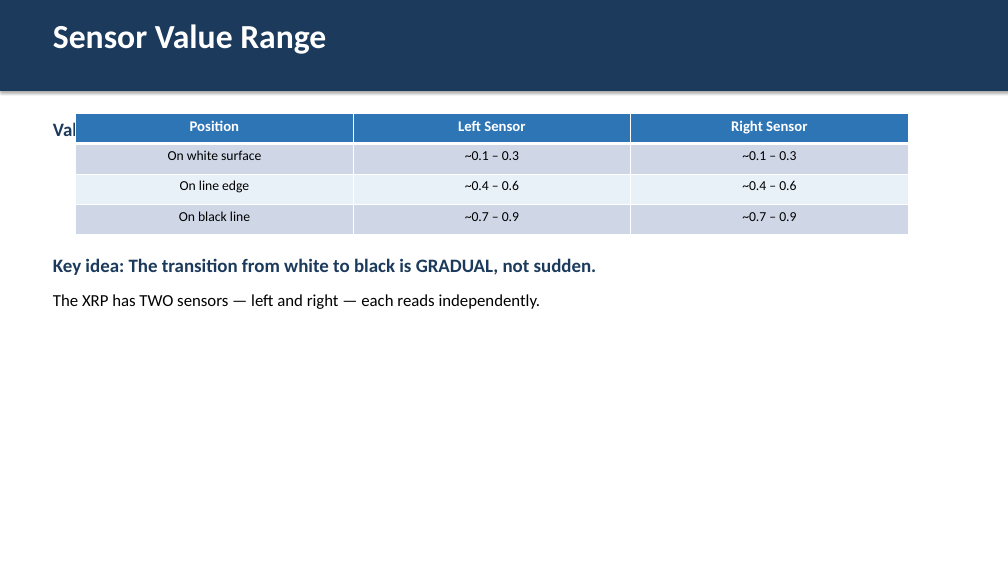
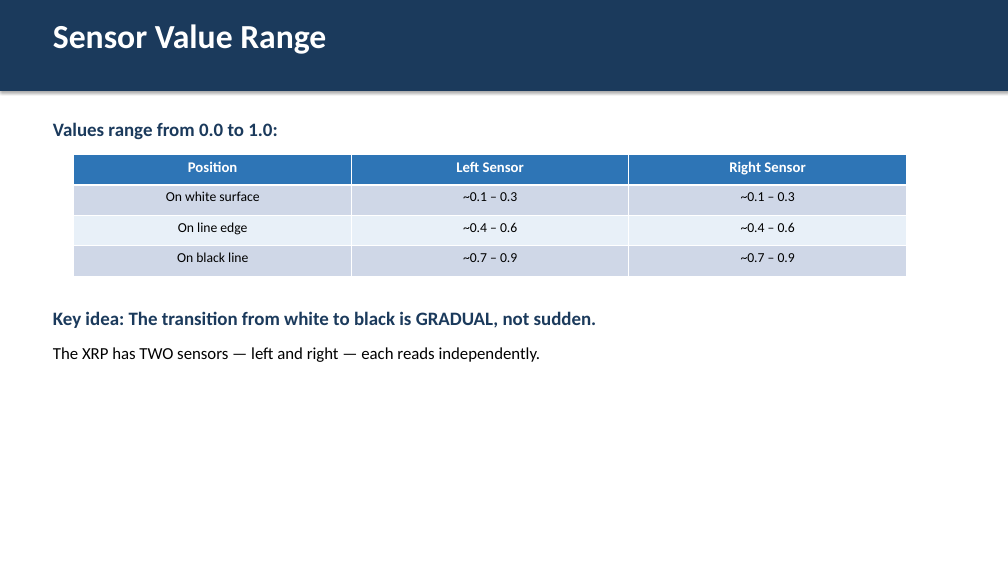
Before and after one commit to bradamiller/IntoToPython, a slide deck: slide 4 of module-02-line-tracking/slides/01-the-reflectance-sensor.pptx. Drawn at 1008x568 pixels with LibreOffice and Linux fonts; fonts in the diff are those of the drawing. Boxes give left, top, right and bottom in pixels: in the first picture for what was removed or moved away, otherwise in the second. Text is boxed around its words. In the diff, an @@ line names an element or a change of style, - is before the commit and + after.

```diff
--- a/module-02-line-tracking/slides/01-the-reflectance-sensor.pptx
+++ b/module-02-line-tracking/slides/01-the-reflectance-sensor.pptx
@@ table: place and size @@
-table at bbox=[76, 114, 909, 235]
+table at bbox=[74, 154, 907, 275]
@@ text "Key idea: The transition from ...": place and size @@
-text "Key idea: The transition from ..." at bbox=[53, 258, 597, 309]
+text "Key idea: The transition from ..." at bbox=[53, 311, 597, 362]
```
Also in this commit, not shown: 16 other files.
